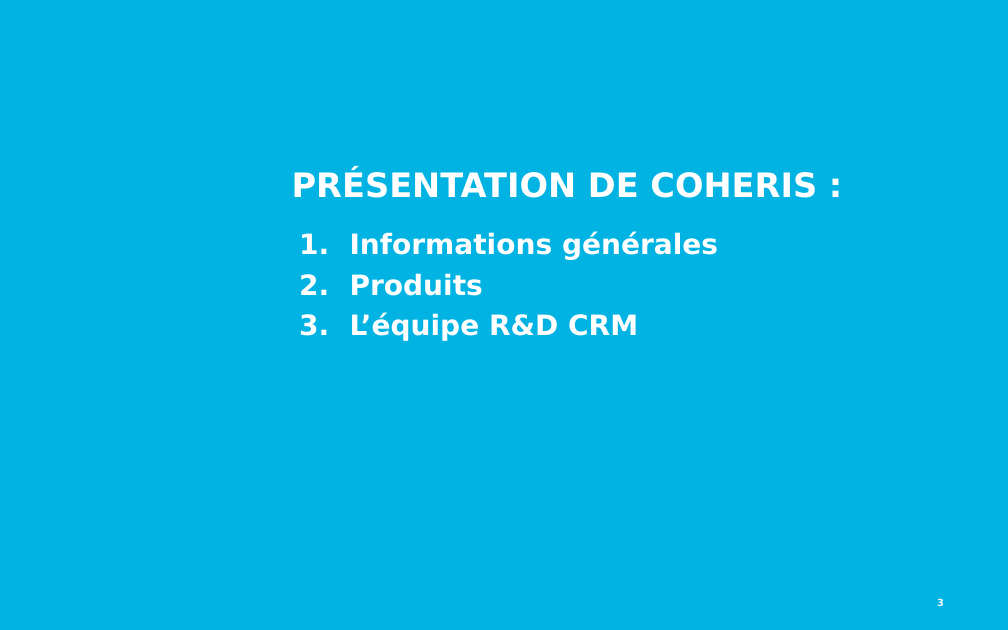
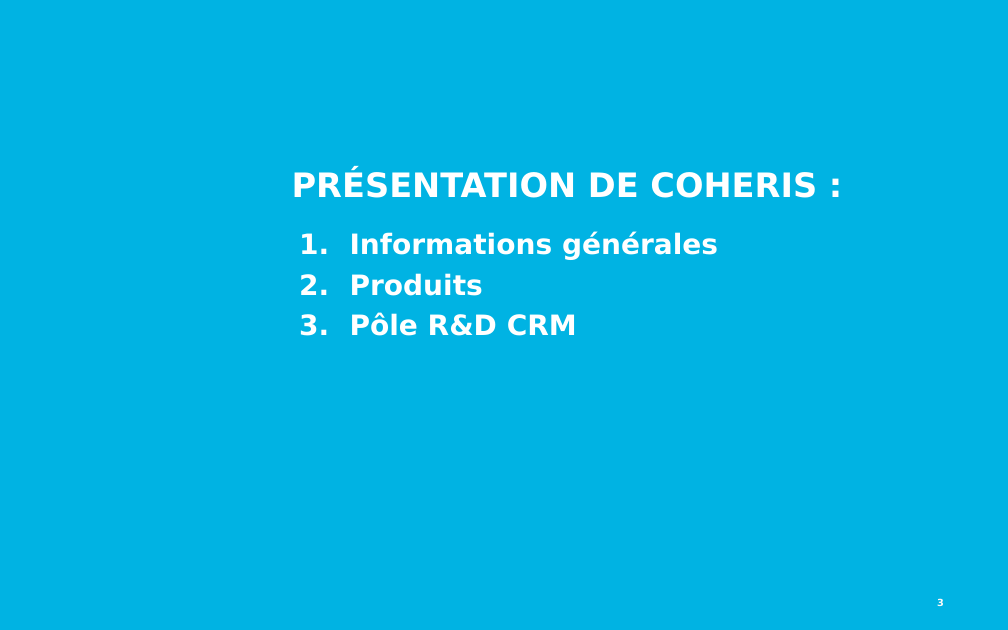
Before and after one commit to Kingsousse/Intership-Report-CRM, a slide deck: slide 3 of presentation.pptx. Drawn at 1008x630 pixels with LibreOffice and Linux fonts; fonts in the diff are those of the drawing; background and template pictures are left out. Boxes give left, top, right and bottom in pixels: in the first picture for what was removed or moved away, otherwise in the second. Text is boxed around its words. In the diff, an @@ line names an element or a change of style, - is before the commit and + after.

```diff
--- a/presentation.pptx
+++ b/presentation.pptx
@@ text at <box>350,313,577,336</box>: text changed @@
-  3. L’équipe R&D CRM
+  3. Pôle R&D CRM
```
Also in this commit, not shown: 5 other slides changed, 2 slides added, 3 other files.
